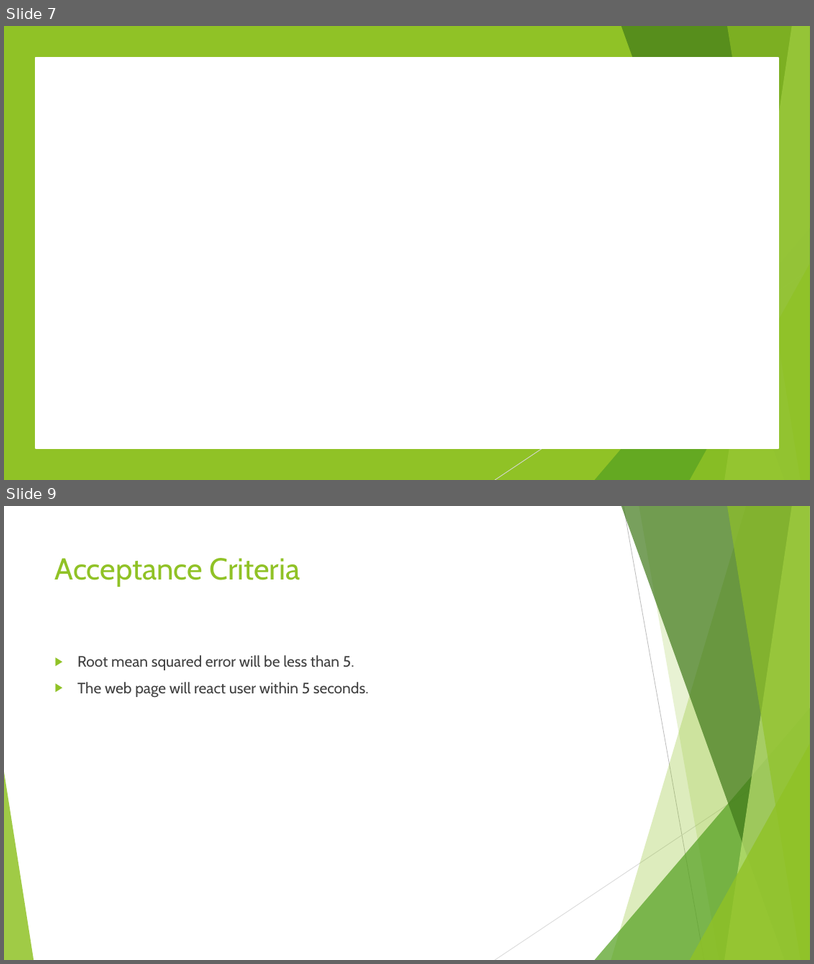
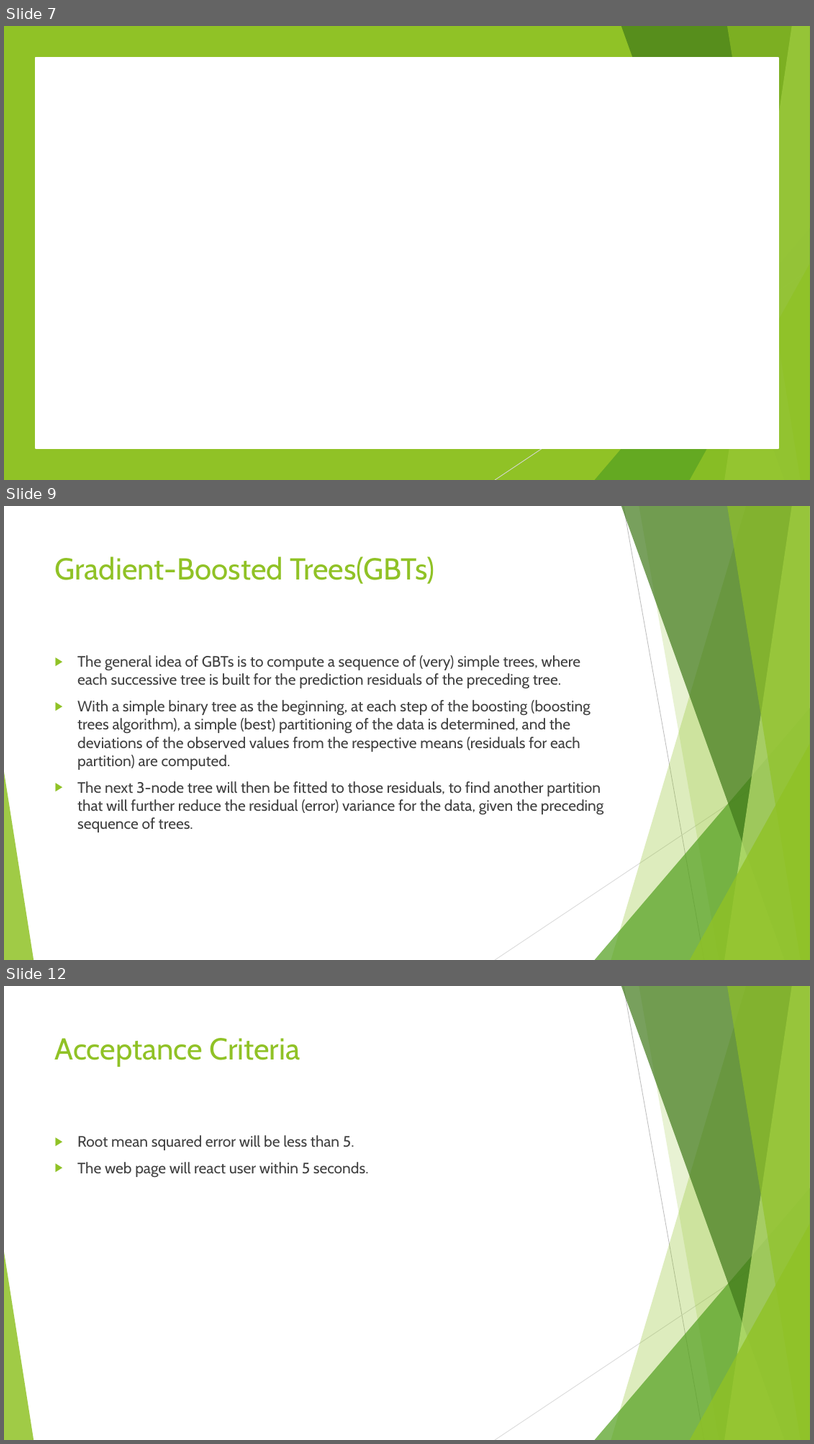
Before and after one commit to JIMsZHOU/Taxi-fare-prediction, a slide deck: Final Presentaion.pptx. Shown one above the other, each under a label of ours: slides 7 and 9 before the commit, slides 7, 9 and 12 after it; the slides between them are not shown. The pictures are 814x964 and 814x1444 pixels, drawn with LibreOffice and Linux fonts; fonts in the diff are those of the drawing; background and template pictures are left out. Boxes give left, top, right and bottom in pixels: in the first picture for what was removed or moved away, otherwise in the second. Text is boxed around its words. In the diff, an @@ line names an element or a change of style, - is before the commit and + after.

```diff
--- a/Final Presentaion.pptx
+++ b/Final Presentaion.pptx
@@ slide 9 added at bbox=[4, 506, 810, 960], background #FFFFFF; not listed: 10 template elements that a slide beside it also shows @@
@@ title added at bbox=[55, 556, 435, 584], 36 pt, text #90C226 @@
+Gradient-Boosted Trees(GBTs)
@@ text added at bbox=[77, 655, 604, 832], 18 pt, text #404040 @@
+▶ The general idea of GBTs is to compute a sequence of (very) simple trees, where each successive tree is built for the prediction residuals of the preceding tree.
+▶ With a simple binary tree as the beginning, at each step of the boosting (boosting trees algorithm), a simple (best) partitioning of the data is determined, and the deviations of the observed values from the respective means (residuals for each partition) are computed.
+▶ The next 3-node tree will then be fitted to those residuals, to find another partition that will further reduce the residual (error) variance for the data, given the preceding sequence of trees.
@@ what was slide 9 is now slide 12 @@
```
Also in this commit, not shown: 1 slide changed, 2 other slides added, 1 other file.
